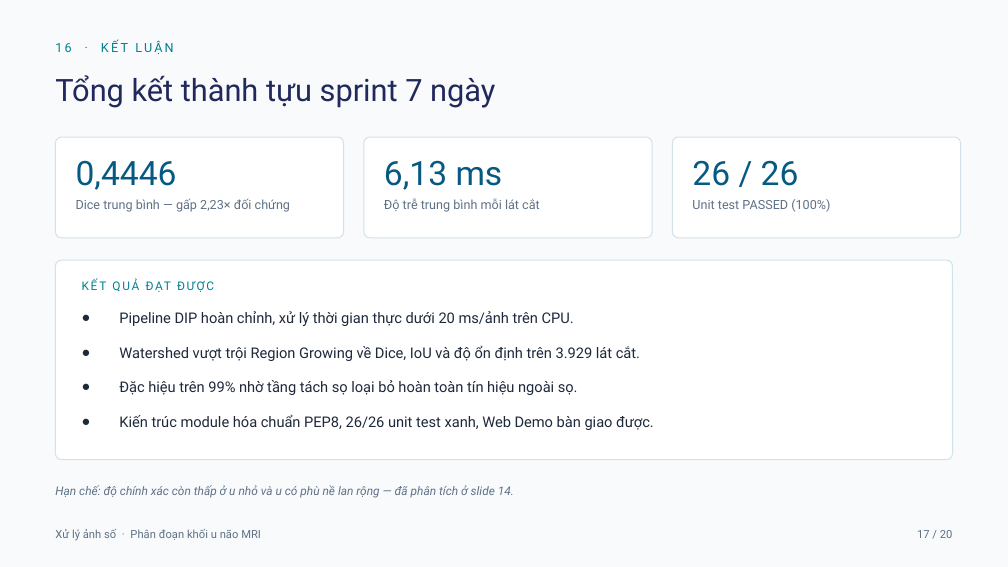
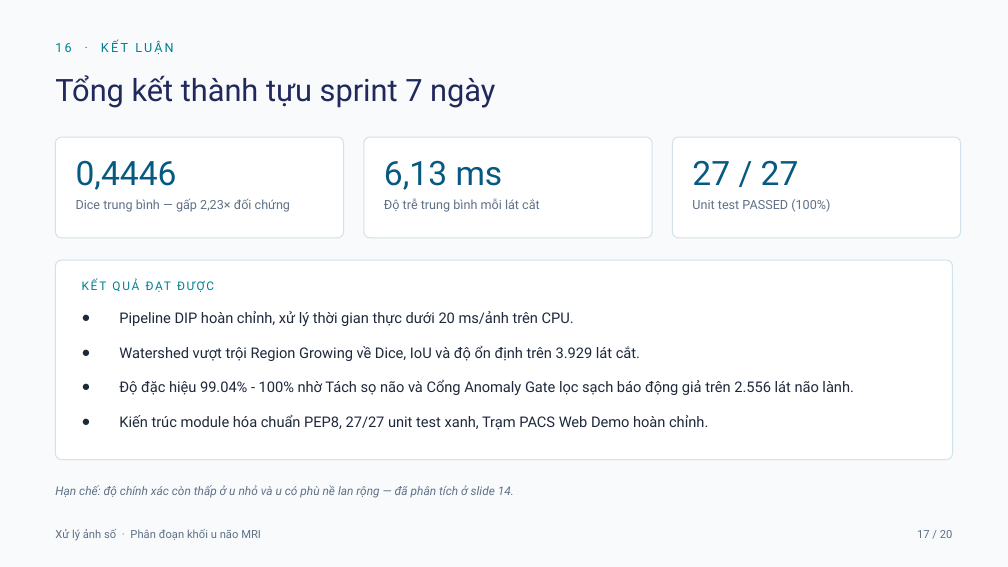
Before and after one commit to mtzwyu/brain-tumor-mri-segmentation, a slide deck: slide 17 of reports/SLIDE_THUYET_TRINH_XLAS.pptx. Drawn at 1008x567 pixels with LibreOffice and Linux fonts; fonts in the diff are those of the drawing. Boxes give left, top, right and bottom in pixels: in the first picture for what was removed or moved away, otherwise in the second. Text is boxed around its words. In the diff, an @@ line names an element or a change of style, - is before the commit and + after.

```diff
--- a/reports/SLIDE_THUYET_TRINH_XLAS.pptx
+++ b/reports/SLIDE_THUYET_TRINH_XLAS.pptx
@@ text at bbox=[692, 160, 799, 185]: text changed @@
-26 / 26
+27 / 27
@@ text at bbox=[119, 379, 853, 430]: text changed @@
-● Đặc hiệu trên 99% nhờ tầng tách sọ loại bỏ hoàn toàn tín hiệu ngoài sọ.
-● Kiến trúc module hóa chuẩn PEP8, 26/26 unit test xanh, Web Demo bàn giao được.
+● Độ đặc hiệu 99.04% - 100% nhờ Tách sọ não và Cổng Anomaly Gate lọc sạch báo động giả trên 2.556 lát não lành.
+● Kiến trúc module hóa chuẩn PEP8, 27/27 unit test xanh, Trạm PACS Web Demo hoàn chỉnh.
```
Also in this commit, not shown: 2 other slides changed, 32 other files.
